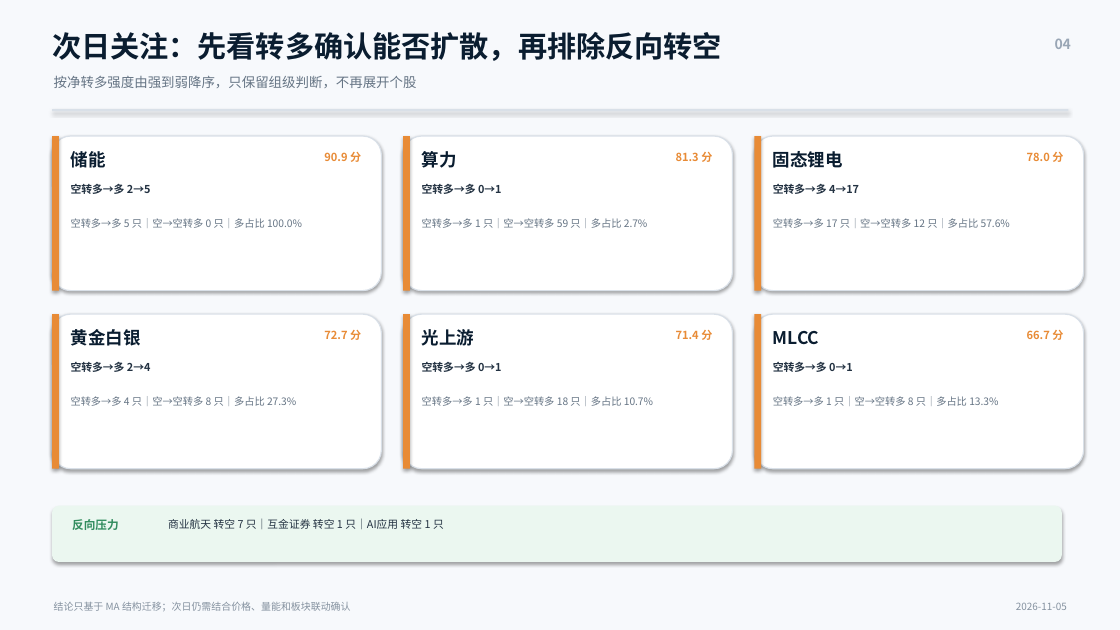
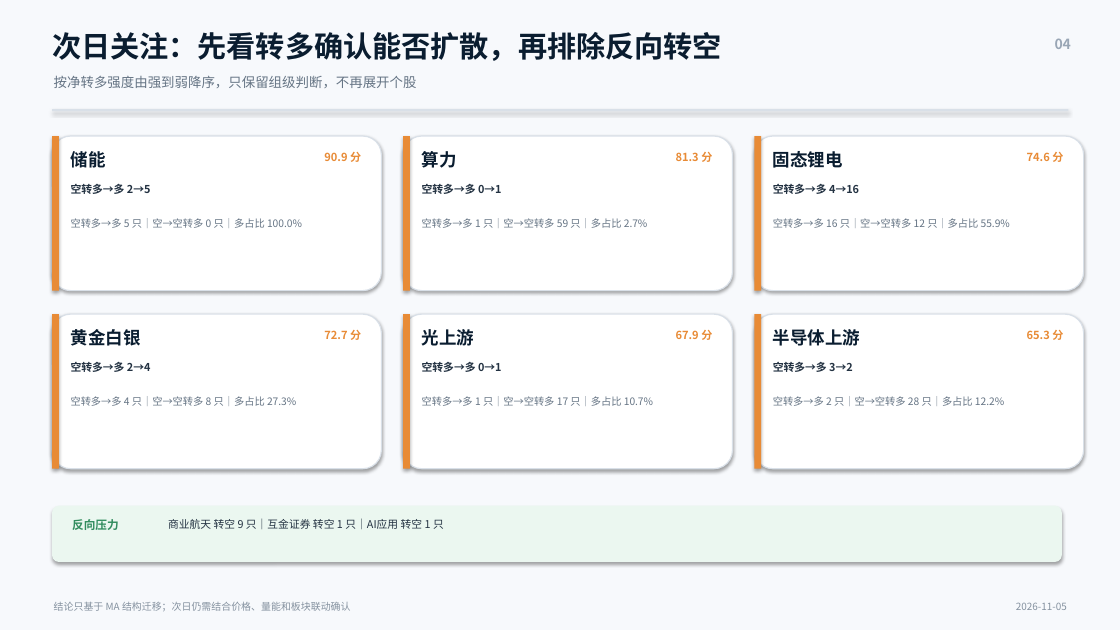
Before and after one commit to nancybhc/a-share-blast-lab, a slide deck: slide 4 of assets/多空阶段简报_2026-11-05.pptx. Drawn at 1120x630 pixels with LibreOffice and Linux fonts; fonts in the diff are those of the drawing. Boxes give left, top, right and bottom in pixels: in the first picture for what was removed or moved away, otherwise in the second. Text is boxed around its words. In the diff, an @@ line names an element or a change of style, - is before the commit and + after.

```diff
--- a/assets/多空阶段简报_2026-11-05.pptx
+++ b/assets/多空阶段简报_2026-11-05.pptx
@@ text at (1027, 152, 1063, 162): text changed @@
-78.0 分
+74.6 分
@@ text at (773, 184, 859, 194): text changed @@
-空转多→多 4→17
+空转多→多 4→16
@@ text at (773, 218, 1010, 228): text changed @@
-空转多→多 17 只｜空→空转多 12 只｜多占比 57.6%
+空转多→多 16 只｜空→空转多 12 只｜多占比 55.9%
@@ text at (773, 329, 860, 346): text changed @@
-MLCC
+半导体上游
@@ text at (676, 330, 712, 340): text changed @@
-71.4 分
+67.9 分
@@ text at (1027, 330, 1063, 340): text changed @@
-66.7 分
+65.3 分
@@ text at (773, 362, 853, 372): text changed @@
-空转多→多 0→1
+空转多→多 3→2
@@ text at (422, 396, 653, 406): text changed @@
-空转多→多 1 只｜空→空转多 18 只｜多占比 10.7%
+空转多→多 1 只｜空→空转多 17 只｜多占比 10.7%
@@ text at (773, 396, 1004, 406): text changed @@
-空转多→多 1 只｜空→空转多 8 只｜多占比 13.3%
+空转多→多 2 只｜空→空转多 28 只｜多占比 12.2%
@@ text at (168, 518, 444, 529): text changed @@
-商业航天 转空 7 只｜互金证券 转空 1 只｜AI应用 转空 1 只
+商业航天 转空 9 只｜互金证券 转空 1 只｜AI应用 转空 1 只
```
Also in this commit, not shown: 2 other slides changed, 8 other files.
